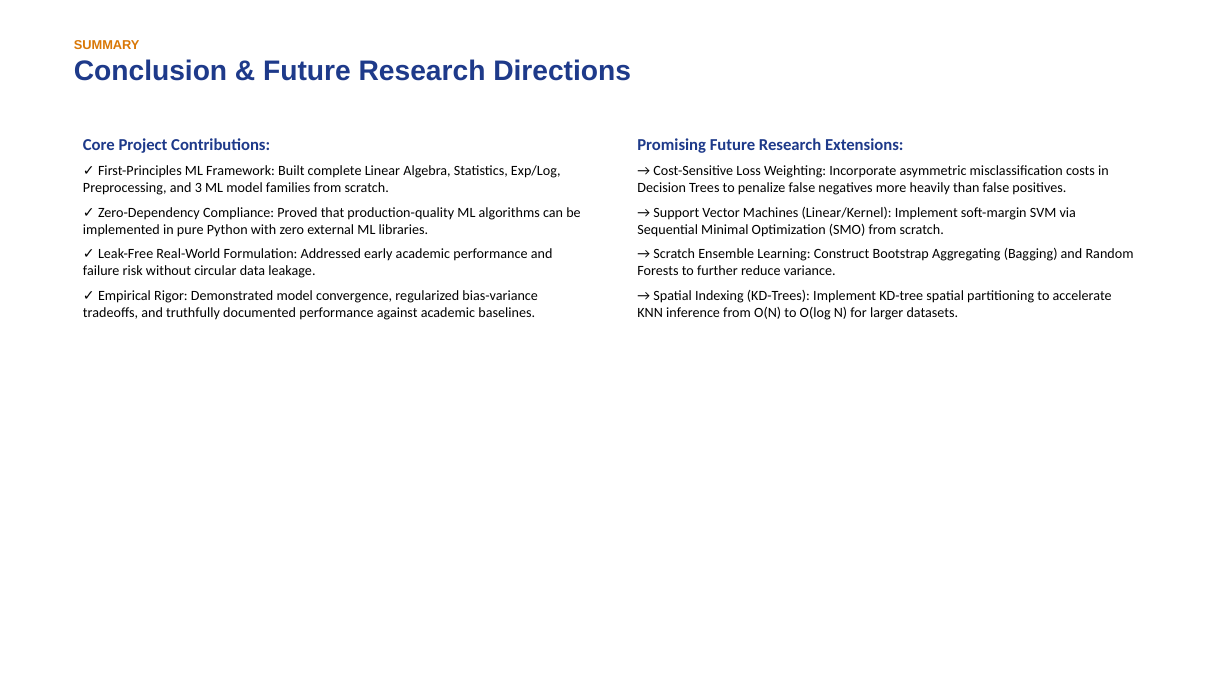
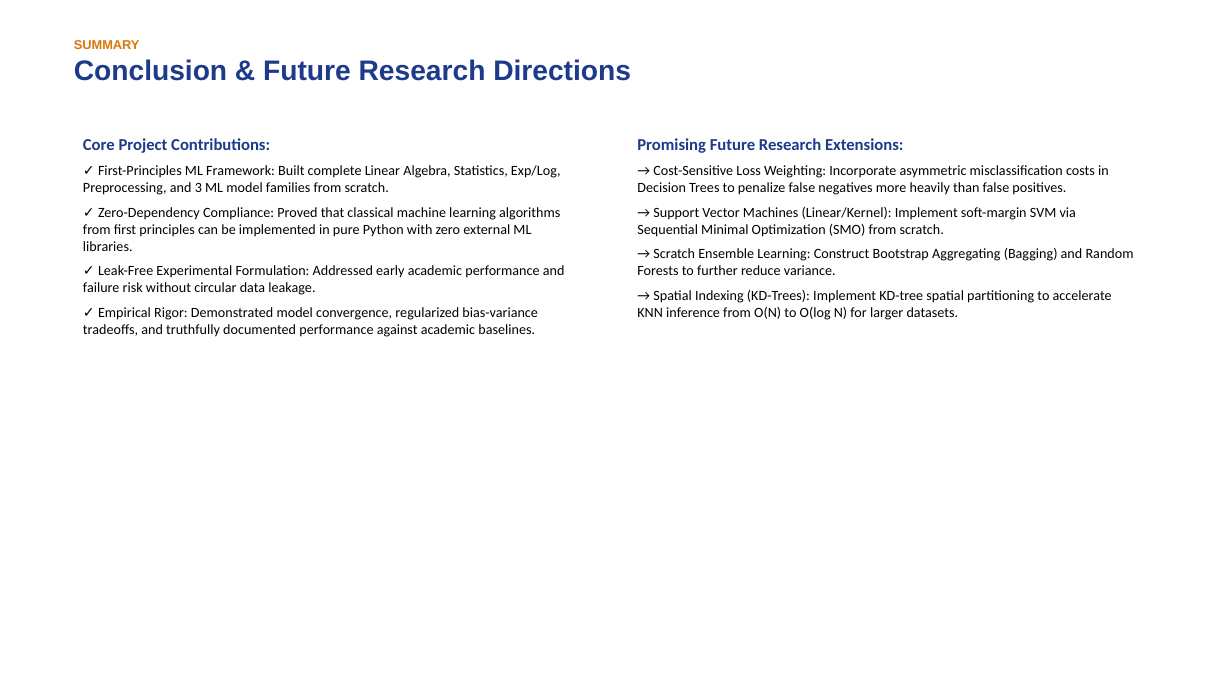
Before and after one commit to Jenish045/EduPredict, a slide deck: slide 15 of deliverables/EduPredict_Final_Project_Presentation.pptx. Drawn at 1232x693 pixels with LibreOffice and Linux fonts; fonts in the diff are those of the drawing. Boxes give left, top, right and bottom in pixels: in the first picture for what was removed or moved away, otherwise in the second. Text is boxed around its words. In the diff, an @@ line names an element or a change of style, - is before the commit and + after.

```diff
--- a/deliverables/EduPredict_Final_Project_Presentation.pptx
+++ b/deliverables/EduPredict_Final_Project_Presentation.pptx
@@ text at box(83, 207, 565, 295): text changed @@
-✓ Zero-Dependency Compliance: Proved that production-quality ML algorithms can be implemented in pure Python with zero external ML libraries.
-✓ Leak-Free Real-World Formulation: Addressed early academic performance and failure risk without circular data leakage.
+✓ Zero-Dependency Compliance: Proved that classical machine learning algorithms from first principles can be implemented in pure Python with zero external ML libraries.
+✓ Leak-Free Experimental Formulation: Addressed early academic performance and failure risk without circular data leakage.
```
Also in this commit, not shown: 3 other slides changed, 17 other files.
